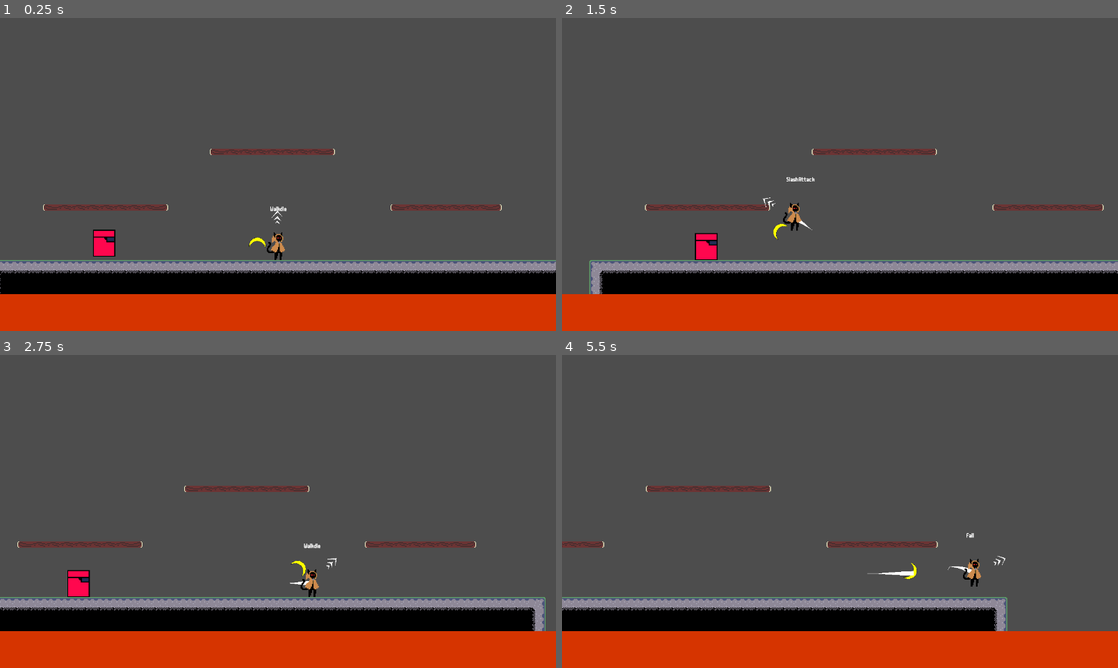
Above: before the commit, frames 1-4 (two rows, left to right).
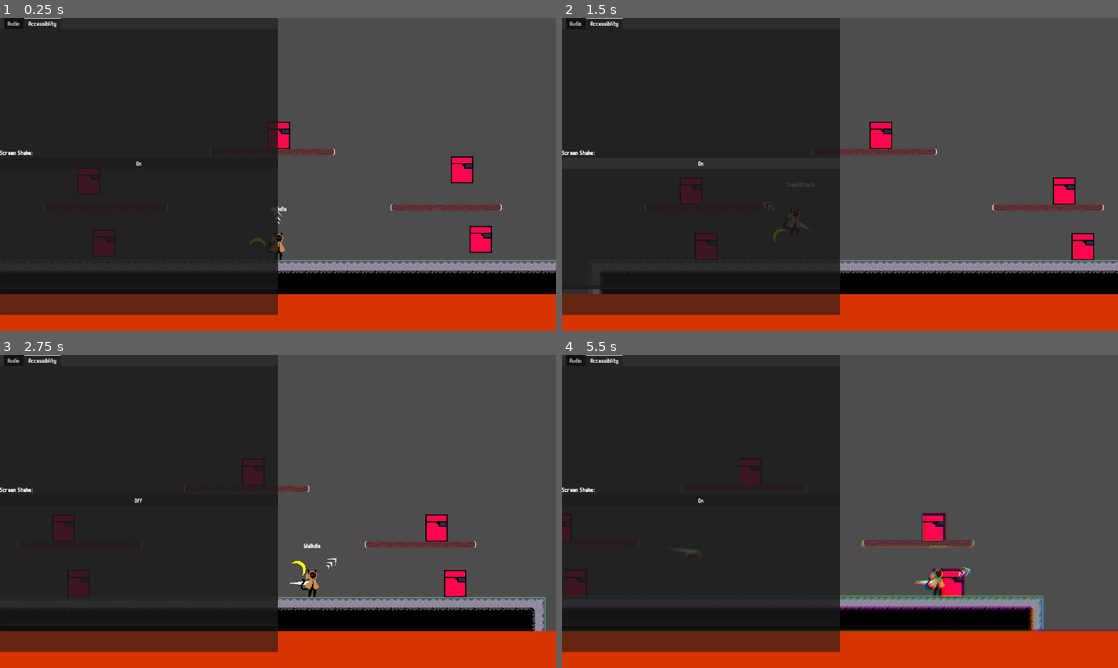
Above: after the commit, the same moments.

Repository: DinoStarBros/TimeTravelBananaJameGam
Game: Godot game, scene res://Screens/Arena/arena.tscn
The game is run twice, just before and just after one commit, with the same random seed, the same clock (stepped at 60 frames per second) and the same inputs. The engine's default icon, where the game draws it, is replaced by a stand-in: a white triangle on a blue panel in a dark square.
Inputs (mouse positions are in pixels of both pictures, inside the frame that each line leads up to):
- Up to frame 1 (0.25 s): no input
- Up to frame 2 (1.5 s): click (701, 161) at 0.5 s, where only the run after the commit has a clickable "On"; click (701, 161) at 1.25 s, where only the run after the commit has a clickable "Off"
- Up to frame 3 (2.75 s): move the mouse to (400, 495) at 2.02 s; hold D (right) from 2.03 s (still down); tap Shift (dash) at 2.1 s; tap Space (jump) at 2.27 s
- Up to frame 4 (5.5 s): move the mouse to (728, 527) at 2.77 s; click (728, 527) at 2.85 s; tap Space (jump) at 3.02, 4.52, 5.27 s; move the mouse to (895, 442) at 3.52 s; release D (right) at 3.53 s; hold A (left) 3.53-4.28 s; hold Right mouse button (right_click) 3.53-4.28 s; move the mouse to (812, 574) at 4.27 s; hold D (right) from 4.28 s (still down); tap Shift (dash) at 4.35 s; move the mouse to (1006, 558) at 5.02 s; click (1006, 558) at 5.1 s

The runs differ from the first frame. In frame 1, 45% of the frame differs, in the area x 0-89%, y 0-95%; in frame 2, 45%; in frame 3, 44%; in frame 4, 48%, in the area x 0-100%, y 0-95%.

Commit message:
MORE JUICE

Diff:
--- a/Entities/Player/PlayerStates/slash_attack.gd
+++ b/Entities/Player/PlayerStates/slash_attack.gd
@@ -4,13 +4,16 @@
 	p.enable_gravity = false
 	state_duration = p.slash_duration
 	p.velocity = p.dir_to_mouse * p.slash_speed
-	p.global_position.y += 1
 
 func physics_update(delta: float) -> void:
 	state_duration = max(state_duration - delta, 0)
 	if state_duration <= 0:
 		state_machine.change_state("walkdle")
 
+	#if p.is_on_floor():
+	p.global_position.y += 1
+
+
 	p.velocity *= 0.8
 
 func exit() -> void:
--- a/Entities/Player/pause.gd
+++ b/Entities/Player/pause.gd
@@ -1,11 +1 @@
 extends CanvasLayer
-
-
-# Called when the node enters the scene tree for the first time.
-func _ready() -> void:
-	pass # Replace with function body.
-
-
-# Called every frame. 'delta' is the elapsed time since the previous frame.
-func _process(delta: float) -> void:
-	pass
--- a/Entities/Player/player.tscn
+++ b/Entities/Player/player.tscn
@@ -33,6 +33,7 @@
 [ext_resource type="AudioStream" uid="uid://dogbkcuv1aiuc" path="res://Audio/crokSfx/slow-cinematic-clock-ticking-405471.mp3" id="28_slvv8"]
 [ext_resource type="Shader" uid="uid://dir4gbhde8ffd" path="res://shaders/chromaticAberration.gdshader" id="29_kx1i7"]
 [ext_resource type="Texture2D" uid="uid://cnjyclcu2sh8l" path="res://icon.svg" id="29_v27kq"]
+[ext_resource type="PackedScene" uid="uid://bqrd0srtdaksn" path="res://SettingsMenu/settings_menu.tscn" id="34_l3oqu"]
 
 [sub_resource type="RectangleShape2D" id="RectangleShape2D_og23y"]
 size = Vector2(20, 53)
@@ -303,6 +304,7 @@
 [node name="Player" type="CharacterBody2D" unique_id=1435043277]
 script = ExtResource("1_mv1ah")
 slash_speed = 1500.0
+metadata/_edit_vertical_guides_ = [0.0]
 
 [node name="HurtboxComponent" parent="." unique_id=1415980216 node_paths=PackedStringArray("health_component") instance=ExtResource("2_og23y")]
 collision_layer = 4
@@ -531,7 +533,10 @@
 autoplay = &"start"
 
 [node name="Pause" type="CanvasLayer" parent="." unique_id=905008884]
+process_mode = 3
 script = ExtResource("26_og23y")
+
+[node name="settingsMenu" parent="Pause" unique_id=68845947 instance=ExtResource("34_l3oqu")]
 
 [node name="arrow" type="Sprite2D" parent="." unique_id=740876187]
 unique_name_in_owner = true
--- a/Globals/References.gd
+++ b/Globals/References.gd
@@ -2,3 +2,4 @@
 
 const bananarang_scn : PackedScene = preload("res://Projectiles/BananaRang/banana_rang.tscn")
 const hitspark_scn : PackedScene = preload("res://Juices/hitspark/hitspark.tscn")
+const big_cleave_scn : PackedScene = preload("res://Juices/BigCleave/big_cleave.tscn")
--- /dev/null
+++ b/Juices/BigCleave/big_cleave.gd
@@ -0,0 +1,2 @@
+extends Node2D
+class_name BigCleave
--- /dev/null
+++ b/Juices/BigCleave/big_cleave.tscn
@@ -0,0 +1,77 @@
+[gd_scene format=3 uid="uid://lifhoedrj3s4"]
+
+[ext_resource type="Script" uid="uid://bbh7kwb7k47wx" path="res://Juices/BigCleave/big_cleave.gd" id="1_buw7l"]
+[ext_resource type="Texture2D" uid="uid://bu0x7lpmcykd8" path="res://Art/CrokDag/slashCleaveThing.png" id="2_08u8k"]
+[ext_resource type="Shader" uid="uid://cne6u584nd6e4" path="res://shaders/hitFlash.gdshader" id="2_gpfdx"]
+
+[sub_resource type="Animation" id="Animation_gpfdx"]
+length = 0.001
+tracks/0/type = "value"
+tracks/0/imported = false
+tracks/0/enabled = true
+tracks/0/path = NodePath("SlashCleaveThing:scale")
+tracks/0/interp = 1
+tracks/0/loop_wrap = true
+tracks/0/keys = {
+"times": PackedFloat32Array(0),
+"transitions": PackedFloat32Array(1),
+"update": 0,
+"values": [Vector2(2, 2)]
+}
+
+[sub_resource type="Animation" id="Animation_08u8k"]
+resource_name = "w"
+length = 0.2
+step = 0.025
+tracks/0/type = "method"
+tracks/0/imported = false
+tracks/0/enabled = true
+tracks/0/path = NodePath(".")
+tracks/0/interp = 1
+tracks/0/loop_wrap = true
+tracks/0/keys = {
+"times": PackedFloat32Array(0.2),
+"transitions": PackedFloat32Array(1),
+"values": [{
+"args": [],
+"method": &"queue_free"
+}]
+}
+tracks/1/type = "value"
+tracks/1/imported = false
+tracks/1/enabled = true
+tracks/1/path = NodePath("SlashCleaveThing:scale")
+tracks/1/interp = 1
+tracks/1/loop_wrap = true
+tracks/1/keys = {
+"times": PackedFloat32Array(0, 0.2),
+"transitions": PackedFloat32Array(1, 1),
+"update": 0,
+"values": [Vector2(5, 5), Vector2(1e-05, 1e-05)]
+}
+
+[sub_resource type="AnimationLibrary" id="AnimationLibrary_gpfdx"]
+_data = {
+&"RESET": SubResource("Animation_gpfdx"),
+&"w": SubResource("Animation_08u8k")
+}
+
+[sub_resource type="ShaderMaterial" id="ShaderMaterial_ptvxk"]
+resource_local_to_scene = true
+shader = ExtResource("2_gpfdx")
+shader_parameter/flash_color = Color(1, 1, 0.4117647, 1)
+shader_parameter/mix_value = 1.0
+shader_parameter/opacity = 1.0
+
+[node name="BigCleave" type="Node2D" unique_id=681172463]
+script = ExtResource("1_buw7l")
+
+[node name="AnimationPlayer" type="AnimationPlayer" parent="." unique_id=1350955310]
+libraries/ = SubResource("AnimationLibrary_gpfdx")
+autoplay = &"w"
+
+[node name="SlashCleaveThing" type="Sprite2D" parent="." unique_id=1551222508]
+material = SubResource("ShaderMaterial_ptvxk")
+rotation = 0.7853982
+scale = Vector2(2, 2)
+texture = ExtResource("2_08u8k")
--- a/Juices/FlyingCorpse/flying_corpse.gd
+++ b/Juices/FlyingCorpse/flying_corpse.gd
@@ -10,6 +10,7 @@
 func _ready() -> void:
 	sprite.texture = sprite_texture
 	_spawn_hitspark()
+	_spawn_big_cleave()
 
 	velocity = -dir_to_attack * 1000
 	play_sfx()
@@ -31,6 +32,13 @@
 	hitspark.look_at(dir_to_attack + global_position)
 	hitspark.rotation += PI
 
+func _spawn_big_cleave() -> void:
+	var big_cleave : BigCleave = References.big_cleave_scn.instantiate()
+	big_cleave.global_position = global_position
+	Global.arena.add_child(big_cleave)
+	big_cleave.look_at(dir_to_attack + global_position)
+
+
 func play_sfx() -> void:
 
 	%death.pitch_scale = 0.5 + randf_range(-.2, .2)
--- a/Juices/hitspark/hitspark.gd
+++ b/Juices/hitspark/hitspark.gd
@@ -1,7 +1,7 @@
 extends Node2D
 class_name Hitspark
 
-var speedscale : float = 1
+var speedscale : float = .8
 
 func _ready() -> void:
 	%fxAnim.speed_scale = speedscale
--- a/Juices/hitspark/hitspark.tscn
+++ b/Juices/hitspark/hitspark.tscn
@@ -74,6 +74,7 @@
 
 [node name="Hitspark" type="Sprite2D" parent="." unique_id=970508115]
 unique_name_in_owner = true
+scale = Vector2(1.5, 1.5)
 texture = ExtResource("1_ilm7k")
 centered = false
 offset = Vector2(0, -64)
--- /dev/null
+++ b/SaveLoadDataStuff/SaveData.gd
@@ -0,0 +1,9 @@
+extends Resource
+class_name SaveDataResource
+
+### SETTINGS DATA ###
+@export var master_volume : float = 0.75
+@export var music_volume : float = 0.75
+@export var sfx_volume : float = 0.75
+
+@export var screen_shake : bool = true
--- /dev/null
+++ b/SaveLoadDataStuff/SaveLoad.gd
@@ -0,0 +1,46 @@
+extends Node
+
+const save_location : String = "user://SaveFile.tres"
+
+var SaveFileData : SaveDataResource = SaveDataResource.new()
+var settings : SettingsData = SettingsData.new()
+
+func _ready()->void:
+	_load()
+
+func _save()->void:
+	ResourceSaver.save(SaveFileData, save_location)
+
+func _load()->void:
+	if FileAccess.file_exists(save_location):
+		SaveFileData = ResourceLoader.load(save_location).duplicate(true)
+
+func _reset_save_file()->void:
+	SaveFileData = SaveDataResource.new()
+	_save()
+
+func save_settings_stuff() -> void: ## Saves only the data used in the settings menu
+	SaveFileData.master_volume = settings.master_volume
+	SaveFileData.music_volume = settings.music_volume
+	SaveFileData.sfx_volume = settings.sfx_volume
+
+	SaveFileData.screen_shake = settings.screen_shake_value
+
+
+	_save()
+
+func load_settings_stuff() -> void: ## Loads settings variables and data
+	_load()
+
+	settings.master_volume = SaveFileData.master_volume
+	settings.music_volume = SaveFileData.music_volume
+	settings.sfx_volume = SaveFileData.sfx_volume
+
+	settings.screen_shake_value = SaveFileData.screen_shake
+
+
+func save_everything() -> void: ## Saves all the SaveFileData according to their current values in the game
+	save_settings_stuff()
+
+func load_everything() -> void: ## Loads all the SaveFileData
+	load_settings_stuff()
--- /dev/null
+++ b/SaveLoadDataStuff/SettingsData.gd
@@ -0,0 +1,9 @@
+extends RefCounted
+## Contains the data of the settings menu data that gets saved & loaded
+class_name SettingsData
+
+var master_volume : float = 0.0
+var music_volume : float = 0.0
+var sfx_volume : float = 0.0
+
+var screen_shake_value : bool = true
--- a/Screens/Arena/arena.tscn
+++ b/Screens/Arena/arena.tscn
@@ -28,6 +28,18 @@
 [node name="Chaser" parent="." unique_id=1729735331 instance=ExtResource("6_afj85")]
 position = Vector2(237, 508)
 
+[node name="Chaser2" parent="." unique_id=406976909 instance=ExtResource("6_afj85")]
+position = Vector2(1104, 499)
+
+[node name="Chaser3" parent="." unique_id=747475595 instance=ExtResource("6_afj85")]
+position = Vector2(639, 274)
+
+[node name="Chaser4" parent="." unique_id=1804082875 instance=ExtResource("6_afj85")]
+position = Vector2(202, 365)
+
+[node name="Chaser5" parent="." unique_id=303573424 instance=ExtResource("6_afj85")]
+position = Vector2(1061, 339)
+
 [node name="HitboxComponent" parent="." unique_id=1415980216 instance=ExtResource("6_f8dps")]
 position = Vector2(640, 665.685)
 collision_mask = 4
--- /dev/null
+++ b/SettingsMenu/settings_menu.gd
@@ -0,0 +1,81 @@
+extends Control
+class_name Settings
+
+@onready var button_pressed: AudioStreamPlayer = %button_pressed
+@onready var screen_shake: Button = %screen_shake
+@onready var master_vol_slider: HSlider = %master_volume
+@onready var music_vol_slider: HSlider = %music_volume
+@onready var sfx_vol_slider: HSlider = %sfx_volume
+
+var resolutions : Array[Vector2i] = [
+	Vector2i(1920, 1080),
+	Vector2i(1600, 900),
+	Vector2i(1280, 720),
+]
+var sure_quit:bool = false
+var allow_audios_play: bool = false
+
+func _ready()->void:
+
+
+	await get_tree().process_frame
+	_load()
+	allow_audios_play = true
+
+func on_pause() -> void:
+	sure_quit = false
+
+func on_resume() -> void:
+	get_tree().paused = false
+	_save()
+
+func _save()->void: ## Saves the settings stuff
+	SaveLoad.save_settings_stuff()
+
+func _load()->void: ## Loads the settings stuff
+	SaveLoad.load_settings_stuff()
+
+	# Updates the visuals and sliders in the settings menu
+	master_vol_slider.value = SaveLoad.settings.master_volume
+	music_vol_slider.value = SaveLoad.settings.music_volume
+	sfx_vol_slider.value = SaveLoad.settings.sfx_volume
+
+	if SaveLoad.settings.screen_shake_value:
+		screen_shake.text = str("On")
+	else:
+		screen_shake.text = str("Off")
+
+func _on_reset_pressed()->void:
+	SaveLoad._reset_save_file()
+	SaveLoad._load()
+
+func _on_master_volume_value_changed(value: float)->void:
+	if allow_audios_play:
+		%vol_change_master.pitch_scale = max(value, 0.01)
+		%vol_change_master.play(0.005)
+
+	SaveLoad.settings.master_volume = value
+
+func _on_music_volume_value_changed(value: float)->void:
+	if allow_audios_play:
+		%vol_change_music.pitch_scale = max(value, 0.01)
+		%vol_change_music.play(0.005)
+
+	SaveLoad.settings.music_volume = value
+
+func _on_sfx_vol_value_changed(value: float)->void:
+	if allow_audios_play:
+		%vol_change_sfx.pitch_scale = max(value, 0.01)
+		%vol_change_sfx.play(0.005)
+
+	SaveLoad.settings.sfx_volume = value
+
+func _on_screen_shake_pressed() -> void:
+	SaveLoad.settings.screen_shake_value = not SaveLoad.settings.screen_shake_value
+	button_pressed.pitch_scale = randf_range(1.8,2.2)
+	button_pressed.play()
+
+	if SaveLoad.settings.screen_shake_value:
+		screen_shake.text = str("On")
+	else:
+		screen_shake.text = str("Off")
--- /dev/null
+++ b/SettingsMenu/settings_menu.tscn
@@ -0,0 +1,120 @@
+[gd_scene format=3 uid="uid://bqrd0srtdaksn"]
+
+[ext_resource type="Script" uid="uid://bwvd8mbe7g6h8" path="res://SettingsMenu/settings_menu.gd" id="1_pbt7f"]
+[ext_resource type="AudioStream" uid="uid://dp3dtsiol0r0u" path="res://Audio/gunshot.wav" id="2_02yg4"]
+[ext_resource type="AudioStream" uid="uid://dlb0mt6s5iyxk" path="res://Audio/amalgun/beam.wav" id="3_276ht"]
+
+[node name="settingsMenu" type="Control" unique_id=68845947]
+process_mode = 3
+layout_mode = 3
+anchors_preset = 15
+anchor_right = 1.0
+anchor_bottom = 1.0
+grow_horizontal = 2
+grow_vertical = 2
+script = ExtResource("1_pbt7f")
+
+[node name="PanelContainer" type="PanelContainer" parent="." unique_id=735984929]
+layout_mode = 0
+offset_right = 640.0
+offset_bottom = 624.0
+
+[node name="Tabs" type="TabContainer" parent="PanelContainer" unique_id=917003247]
+layout_mode = 2
+current_tab = 1
+
+[node name="Audio" type="VBoxContainer" parent="PanelContainer/Tabs" unique_id=1785194851]
+visible = false
+layout_mode = 2
+metadata/_tab_index = 0
+
+[node name="txt" type="Label" parent="PanelContainer/Tabs/Audio" unique_id=282337801]
+layout_mode = 2
+text = "Master"
+
+[node name="master_volume" type="HSlider" parent="PanelContainer/Tabs/Audio" unique_id=1842057598]
+unique_name_in_owner = true
+layout_mode = 2
+max_value = 1.5
+step = 0.15
+tick_count = 11
+
+[node name="txt2" type="Label" parent="PanelContainer/Tabs/Audio" unique_id=1703235216]
+layout_mode = 2
+text = "Music"
+
+[node name="music_volume" type="HSlider" parent="PanelContainer/Tabs/Audio" unique_id=1261757886]
+unique_name_in_owner = true
+layout_mode = 2
+max_value = 1.5
+step = 0.15
+tick_count = 11
+
+[node name="txt3" type="Label" parent="PanelContainer/Tabs/Audio" unique_id=1046121095]
+layout_mode = 2
+text = "SFX"
+
+[node name="sfx_volume" type="HSlider" parent="PanelContainer/Tabs/Audio" unique_id=300678899]
+unique_name_in_owner = true
+layout_mode = 2
+max_value = 1.5
+step = 0.15
+tick_count = 11
+
+[node name="Accessiblity" type="VBoxContainer" parent="PanelContainer/Tabs" unique_id=1868874210]
+layout_mode = 2
+alignment = 1
+metadata/_tab_index = 1
+
+[node name="txt4" type="Label" parent="PanelContainer/Tabs/Accessiblity" unique_id=390217675]
+layout_mode = 2
+text = "Screen Shake:"
+
+[node name="screen_shake" type="Button" parent="PanelContainer/Tabs/Accessiblity" unique_id=1664901648]
+unique_name_in_owner = true
+layout_mode = 2
+text = "On"
+
+[node name="Panel" type="PanelContainer" parent="." unique_id=620910937]
+layout_mode = 0
+offset_top = 615.0
+offset_right = 640.0
+offset_bottom = 683.0
+
+[node name="sfx" type="Node" parent="." unique_id=457836230]
+
+[node name="button_pressed" type="AudioStreamPlayer" parent="sfx" unique_id=797215512]
+unique_name_in_owner = true
+stream = ExtResource("2_02yg4")
+volume_db = -10.0
+pitch_scale = 2.0
+bus = &"SFX"
+
+[node name="vol_change_sfx" type="AudioStreamPlayer" parent="sfx" unique_id=964505628]
+unique_name_in_owner = true
+stream = ExtResource("3_276ht")
+volume_db = -15.0
+bus = &"SFX"
+
+[node name="vol_change_music" type="AudioStreamPlayer" parent="sfx" unique_id=81007157]
+unique_name_in_owner = true
+stream = ExtResource("3_276ht")
+volume_db = -15.0
+bus = &"Music"
+
+[node name="vol_change_master" type="AudioStreamPlayer" parent="sfx" unique_id=1434738932]
+unique_name_in_owner = true
+stream = ExtResource("3_276ht")
+volume_db = -15.0
+
+[node name="resQuitButtons" type="HBoxContainer" parent="." unique_id=831965538]
+layout_mode = 0
+offset_left = 25.0
+offset_top = 552.0
+offset_right = 280.0
+offset_bottom = 594.0
+
+[connection signal="value_changed" from="PanelContainer/Tabs/Audio/master_volume" to="." method="_on_master_volume_value_changed"]
+[connection signal="value_changed" from="PanelContainer/Tabs/Audio/music_volume" to="." method="_on_music_volume_value_changed"]
+[connection signal="value_changed" from="PanelContainer/Tabs/Audio/sfx_volume" to="." method="_on_sfx_vol_value_changed"]
+[connection signal="pressed" from="PanelContainer/Tabs/Accessiblity/screen_shake" to="." method="_on_screen_shake_pressed"]
--- a/project.godot
+++ b/project.godot
@@ -22,6 +22,7 @@
 References="*uid://cg77e2ggql58v"
 MusicManager="*uid://bt5om726jb4ul"
 SceneManager="*uid://j20v4cg7v8m1"
+SaveLoad="*uid://bqgw3uq8245gu"
 
 [debug]
 
Not shown, added: Juices/BigCleave/big_cleave.gd.uid
Not shown, added: SaveLoadDataStuff/SaveData.gd.uid
Not shown, added: SaveLoadDataStuff/SaveLoad.gd.uid
Not shown, added: SaveLoadDataStuff/SettingsData.gd.uid
Not shown, added: SettingsMenu/settings_menu.gd.uid
Not shown, added: SettingsMenu/settings_menu.tscn6178836591.tmp
